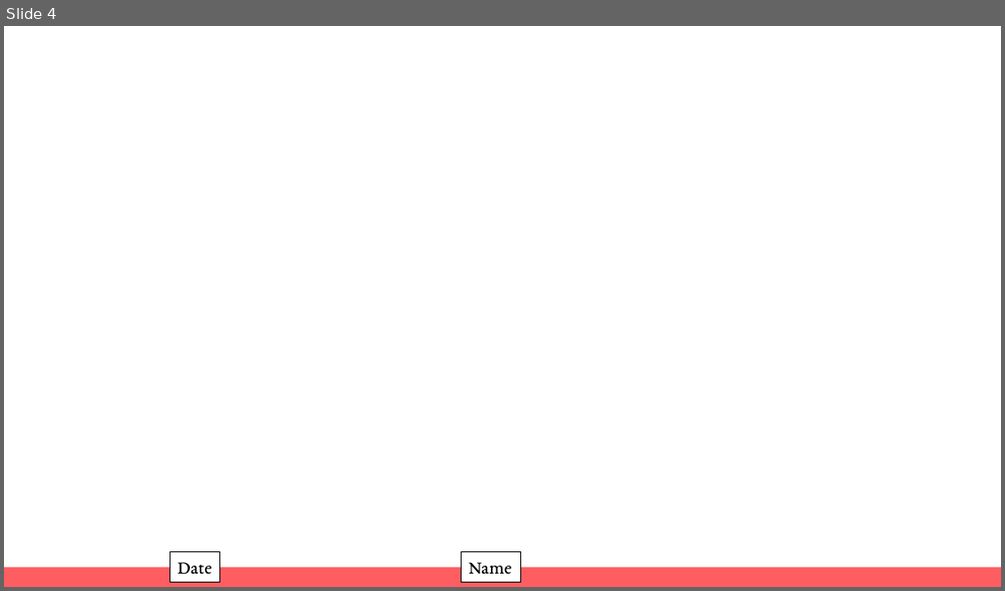
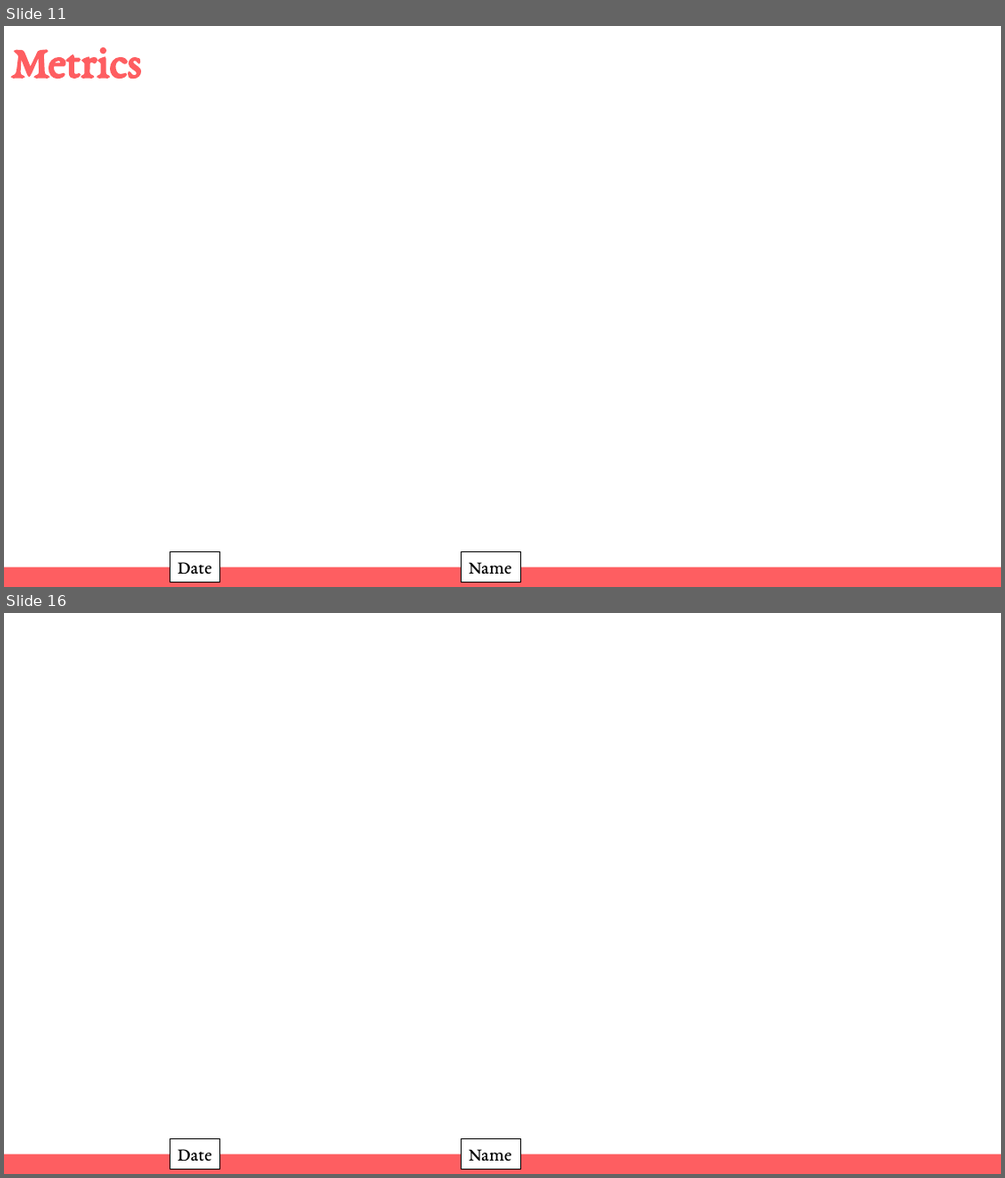
Before and after one commit to WManison/WManison.github.io, a slide deck: docs/CS3300 – Introduction to Software Engineering - Final.pptx. Shown one above the other, each under a label of ours: slide 4 before the commit, slides 11 and 16 after it; the slides between them are not shown. The pictures are 1005x591 and 1005x1178 pixels, drawn with LibreOffice and Linux fonts; fonts in the diff are those of the drawing. Boxes give left, top, right and bottom in pixels: in the first picture for what was removed or moved away, otherwise in the second. Text is boxed around its words. In the diff, an @@ line names an element or a change of style, - is before the commit and + after.

```diff
--- a/docs/CS3300 – Introduction to Software Engineering - Final.pptx
+++ b/docs/CS3300 – Introduction to Software Engineering - Final.pptx
@@ slide 11 added at (4, 26, 1001, 587), background #FFFFFF @@
@@ title added at (11, 47, 141, 79), 44 pt, text #FE5E61, bold @@
+Metrics
@@ rectangle added at (170, 552, 220, 581), fill #FFFFFF, outline #000000 0.75 pt, 18 pt, text #000000 @@
+Date
@@ rectangle added at (461, 552, 521, 581), fill #FFFFFF, outline #000000 0.75 pt, 18 pt, text #000000 @@
+Name
@@ rectangle added at (4, 566, 1001, 587), fill #FE5E61 @@
@@ what was slide 4 is now slide 16 @@
```
Also in this commit, not shown: 13 other slides added, 1 slide removed.
